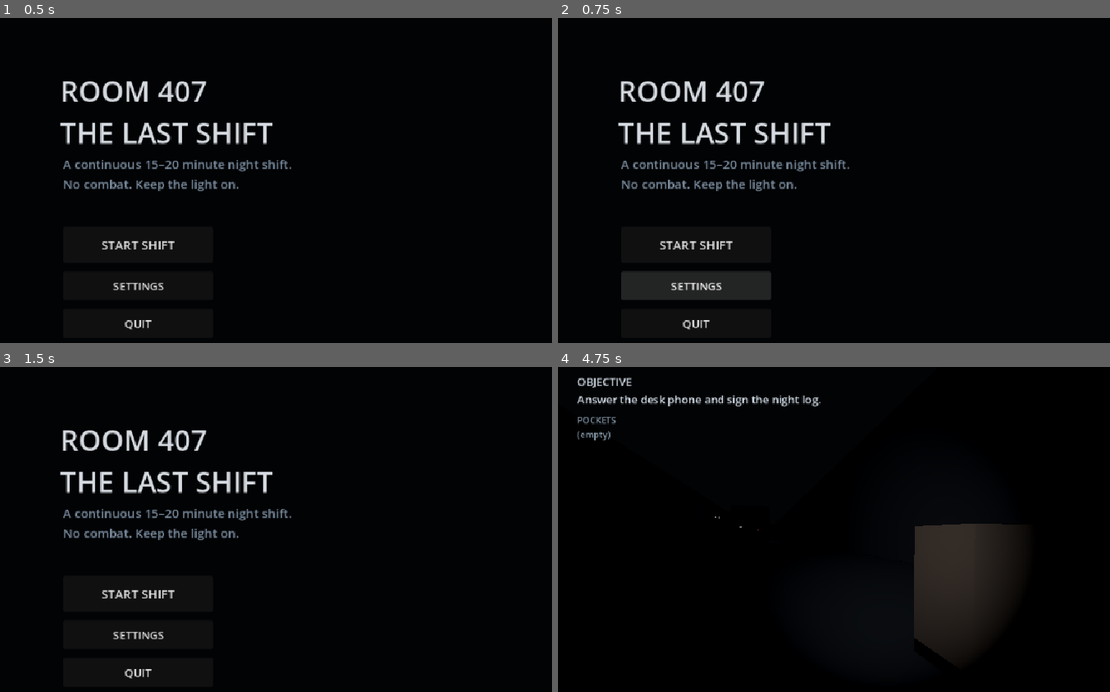
Above: before the commit, frames 1-4 (two rows, left to right).
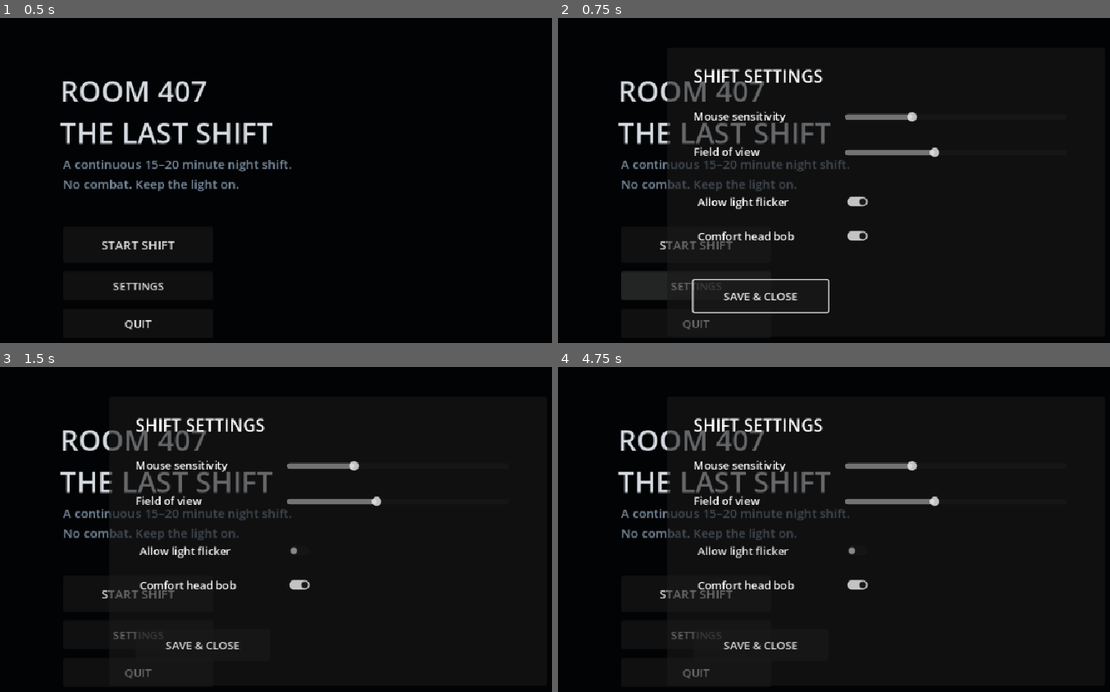
Above: after the commit, the same moments.

Repository: JasonTM17/Horror_Game_Funny
Game: Godot game, scene res://scenes/boot/boot.tscn
The game is run twice, just before and just after one commit, with the same random seed, the same clock (stepped at 60 frames per second) and the same inputs.
Inputs (mouse positions are in pixels of both pictures, inside the frame that each line leads up to):
- Up to frame 1 (0.5 s): no input
- Up to frame 2 (0.75 s): click "SETTINGS" at 0.5 s
- Up to frame 3 (1.5 s): click (226, 552) at 1.25 s, where only the run after the commit has a clickable "Allow light flicker"
- Up to frame 4 (4.75 s): click (784, 584) at 2 s, where only the run after the commit has a clickable "Comfort head bob"; click "START SHIFT" at 2.75 s; click (696, 594) at 3.5 s, where only the run after the commit has a clickable "START SHIFT"; tap Enter at 4.25 s; move the mouse to (922, 539) at 4.27 s; hold W (move_forward) from 4.28 s (still down); hold Shift (sprint) from 4.28 s (still down)

Frame 1 is identical in both runs. In frame 2, 5.1% of the frame differs, in the area x 19-70%, y 15-96%; in frame 3, 4.7%; in frame 4, 10%, in the area x 3-78%, y 3-96%.

Commit message:
feat: add procedural audio visual effects and accessibility

Diff:
--- a/scenes/ui/hud.tscn
+++ b/scenes/ui/hud.tscn
@@ -41,3 +41,12 @@
 theme_override_colors/font_color = Color(0.83, 0.68, 0.52, 1)
 theme_override_font_sizes/font_size = 16
 horizontal_alignment = 1
+
+[node name="Crosshair" type="Label" parent="."]
+offset_left = 477.0
+offset_top = 260.0
+offset_right = 483.0
+offset_bottom = 280.0
+theme_override_colors/font_color = Color(0.78, 0.82, 0.84, 0.72)
+theme_override_font_sizes/font_size = 16
+text = "+"
--- /dev/null
+++ b/scenes/ui/settings-panel.tscn
@@ -0,0 +1,73 @@
+[gd_scene load_steps=2 format=3]
+
+[ext_resource type="Script" path="res://scripts/ui/settings-panel.gd" id="1_settings"]
+
+[node name="SettingsPanel" type="CanvasLayer"]
+script = ExtResource("1_settings")
+
+[node name="Panel" type="Panel" parent="."]
+offset_left = 160.0
+offset_top = 58.0
+offset_right = 800.0
+offset_bottom = 480.0
+
+[node name="Title" type="Label" parent="Panel"]
+offset_left = 38.0
+offset_top = 24.0
+offset_right = 560.0
+offset_bottom = 60.0
+theme_override_font_sizes/font_size = 25
+text = "SHIFT SETTINGS"
+
+[node name="SensitivityLabel" type="Label" parent="Panel"]
+offset_left = 38.0
+offset_top = 88.0
+offset_right = 240.0
+offset_bottom = 116.0
+text = "Mouse sensitivity"
+
+[node name="Sensitivity" type="HSlider" parent="Panel"]
+offset_left = 260.0
+offset_top = 86.0
+offset_right = 585.0
+offset_bottom = 116.0
+min_value = 0.01
+max_value = 0.25
+step = 0.01
+
+[node name="FovLabel" type="Label" parent="Panel"]
+offset_left = 38.0
+offset_top = 140.0
+offset_right = 240.0
+offset_bottom = 168.0
+text = "Field of view"
+
+[node name="Fov" type="HSlider" parent="Panel"]
+offset_left = 260.0
+offset_top = 138.0
+offset_right = 585.0
+offset_bottom = 168.0
+min_value = 60.0
+max_value = 95.0
+step = 1.0
+
+[node name="Flicker" type="CheckButton" parent="Panel"]
+offset_left = 38.0
+offset_top = 205.0
+offset_right = 300.0
+offset_bottom = 245.0
+text = "Allow light flicker"
+
+[node name="HeadBob" type="CheckButton" parent="Panel"]
+offset_left = 38.0
+offset_top = 255.0
+offset_right = 300.0
+offset_bottom = 295.0
+text = "Comfort head bob"
+
+[node name="Close" type="Button" parent="Panel"]
+offset_left = 38.0
+offset_top = 340.0
+offset_right = 235.0
+offset_bottom = 386.0
+text = "SAVE & CLOSE"
--- a/scripts/player/player-controller.gd
+++ b/scripts/player/player-controller.gd
@@ -15,6 +15,7 @@
 var _pitch := -8.0
 var _bob_time := 0.0
 var _flashlight_on := true
+var _step_time := 0.0
 
 func _ready() -> void:
 	Input.mouse_mode = Input.MOUSE_MODE_CAPTURED
@@ -49,6 +50,13 @@
 		velocity.y = -0.05
 	move_and_slide()
 	_update_head_bob(delta, direction.length() > 0.1)
+	if direction.length() > 0.1 and is_on_floor():
+		_step_time -= delta * (1.45 if Input.is_action_pressed("sprint") else 1.0)
+		if _step_time <= 0.0:
+			_step_time = 0.42
+			AudioManager.play_tone("footstep", 95.0 if randf() > 0.5 else 112.0, 0.06, -27.0)
+	else:
+		_step_time = 0.0
 
 func set_input_locked(reason: String, locked: bool) -> void:
 	if reason.is_empty():
--- a/scripts/ui/boot-menu.gd
+++ b/scripts/ui/boot-menu.gd
@@ -39,10 +39,14 @@
 	quit.size = Vector2(220, 42)
 	quit.pressed.connect(func() -> void: get_tree().quit())
 	panel.add_child(quit)
+	var settings_panel := preload("res://scenes/ui/settings-panel.tscn").instantiate()
+	add_child(settings_panel)
+	settings_panel.name = "SettingsPanel"
 
 func _start_shift() -> void:
 	SceneRouter.change_scene("res://scenes/gameplay/gameplay.tscn")
 
 func _show_settings() -> void:
-	SettingsManager.set_comfort_head_bob(not SettingsManager.comfort_head_bob)
-	SettingsManager.save_settings()
+	var settings_panel := get_node_or_null("SettingsPanel")
+	if settings_panel != null:
+		settings_panel.open_panel()
--- /dev/null
+++ b/scripts/ui/settings-panel.gd
@@ -0,0 +1,28 @@
+extends CanvasLayer
+
+func _ready() -> void:
+	process_mode = Node.PROCESS_MODE_ALWAYS
+	visible = false
+	$Panel/Sensitivity.value = SettingsManager.mouse_sensitivity
+	$Panel/Fov.value = SettingsManager.field_of_view
+	$Panel/Flicker.button_pressed = SettingsManager.flicker_enabled
+	$Panel/HeadBob.button_pressed = SettingsManager.comfort_head_bob
+	$Panel/Sensitivity.value_changed.connect(_on_sensitivity)
+	$Panel/Fov.value_changed.connect(_on_fov)
+	$Panel/Flicker.toggled.connect(SettingsManager.set_flicker_enabled)
+	$Panel/HeadBob.toggled.connect(SettingsManager.set_comfort_head_bob)
+	$Panel/Close.pressed.connect(close_panel)
+
+func open_panel() -> void:
+	visible = true
+	$Panel/Close.grab_focus()
+
+func close_panel() -> void:
+	SettingsManager.save_settings()
+	visible = false
+
+func _on_sensitivity(value: float) -> void:
+	SettingsManager.set_mouse_sensitivity(value)
+
+func _on_fov(value: float) -> void:
+	SettingsManager.set_field_of_view(value)
--- a/scripts/world/gameplay-director.gd
+++ b/scripts/world/gameplay-director.gd
@@ -59,6 +59,18 @@
 		_start_chase()
 
 func _build_environment() -> void:
+	var world := WorldEnvironment.new()
+	var environment := Environment.new()
+	environment.background_mode = Environment.BG_COLOR
+	environment.background_color = Color(0.006, 0.009, 0.016)
+	environment.ambient_light_source = Environment.AMBIENT_SOURCE_COLOR
+	environment.ambient_light_color = Color(0.12, 0.16, 0.22)
+	environment.ambient_light_energy = 0.22
+	environment.fog_enabled = true
+	environment.fog_light_color = Color(0.08, 0.1, 0.13)
+	environment.fog_density = 0.012
+	world.environment = environment
+	add_child(world)
 	LevelGeometry.add_box(self, "Floor", Vector3(0, -0.15, -62), Vector3(8, 0.3, 150), Color(0.055, 0.06, 0.075))
 	LevelGeometry.add_box(self, "LeftWall", Vector3(-4, 2.0, -62), Vector3(0.25, 4.0, 150), Color(0.08, 0.075, 0.085))
 	LevelGeometry.add_box(self, "RightWall", Vector3(4, 2.0, -62), Vector3(0.25, 4.0, 150), Color(0.08, 0.075, 0.085))
Not shown, changed: plans/260715-0936-room-407-the-last-shift/phase-06-audio-visual-ui-and-accessibility.md
Not shown, changed: plans/260715-0936-room-407-the-last-shift/plan.md
